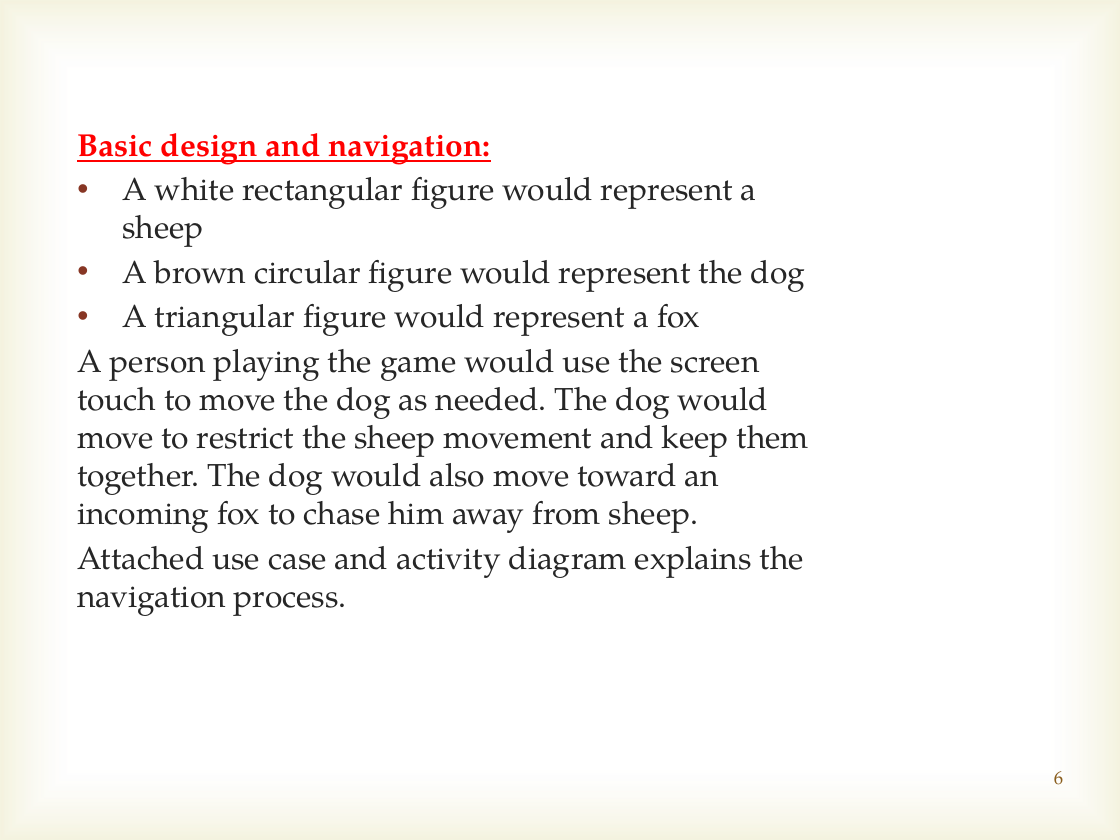
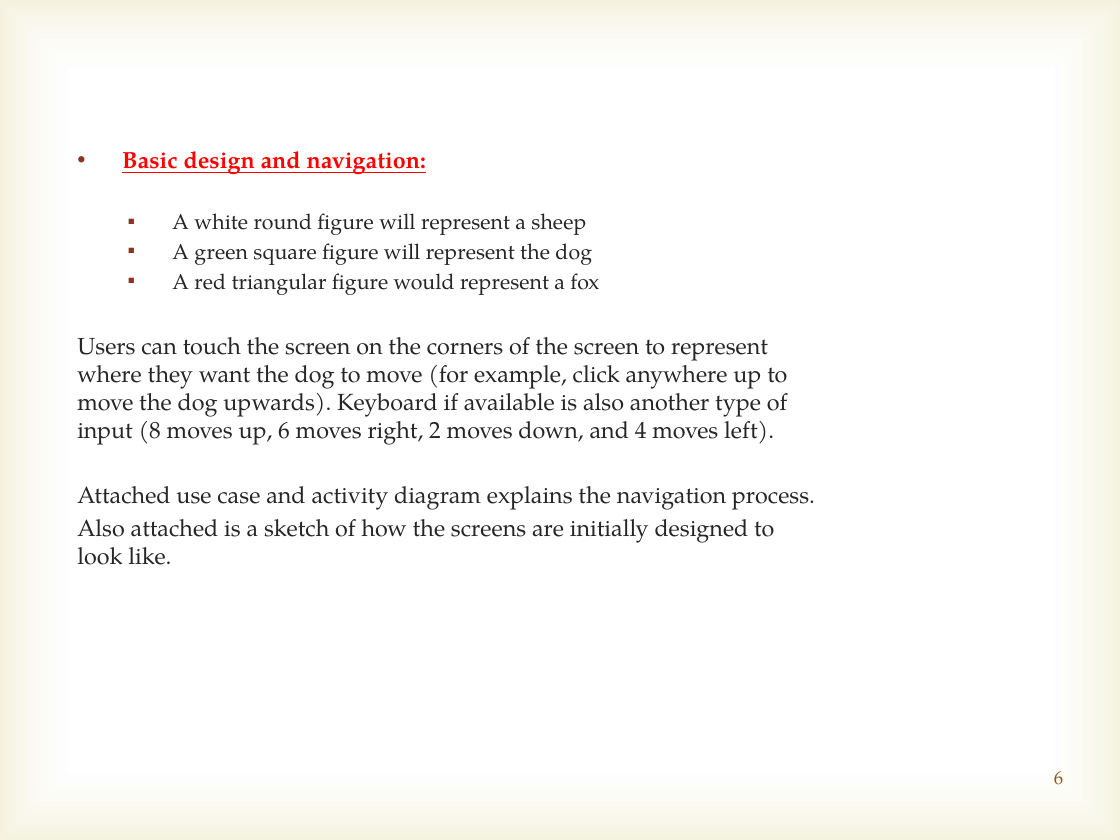
Before and after one commit to marcusvsilveira/lehman-android, a slide deck: slide 6 of Initial_presentation/Initial presentation.pptx. Drawn at 1120x840 pixels with LibreOffice and Linux fonts; fonts in the diff are those of the drawing; background and template pictures are left out. Boxes give left, top, right and bottom in pixels: in the first picture for what was removed or moved away, otherwise in the second. Text is boxed around its words. In the diff, an @@ line names an element or a change of style, - is before the commit and + after.

Commit message:
Adding title to main page
New version of the initial presentation

```diff
--- a/Initial_presentation/Initial presentation.pptx
+++ b/Initial_presentation/Initial presentation.pptx
@@ text at <box>77,151,815,510</box>: size 20.4 to 15 pt in "Basic design and navigation:", "Attached use case and activity diagram explains ..."; bullet none to •; less space between paragraphs @@
@@ text at <box>77,213,788,445</box>: text changed; size 20.4 to 15 pt @@
-• A white rectangular figure would represent a sheep
-• A brown circular figure would represent the dog
-• A triangular figure would represent a fox
-A person playing the game would use the screen touch to move the dog as needed. The dog would move to restrict the sheep movement and keep them together. The dog would also move toward an incoming fox to chase him away from sheep.
+  ▪ A white round figure will represent a sheep
+  ▪ A green square figure will represent the dog
+  ▪ A red triangular figure would represent a fox
+Users can touch the screen on the corners of the screen to represent where they want the dog to move (for example, click anywhere up to move the dog upwards). Keyboard if available is also another type of input (8 moves up, 6 moves right, 2 moves down, and 4 moves left).
@@ text at <box>77,519,774,565</box>: paragraph added @@
+Also attached is a sketch of how the screens are initially designed to look like.
```
Also in this commit, not shown: 4 other slides changed, 4 other files.
